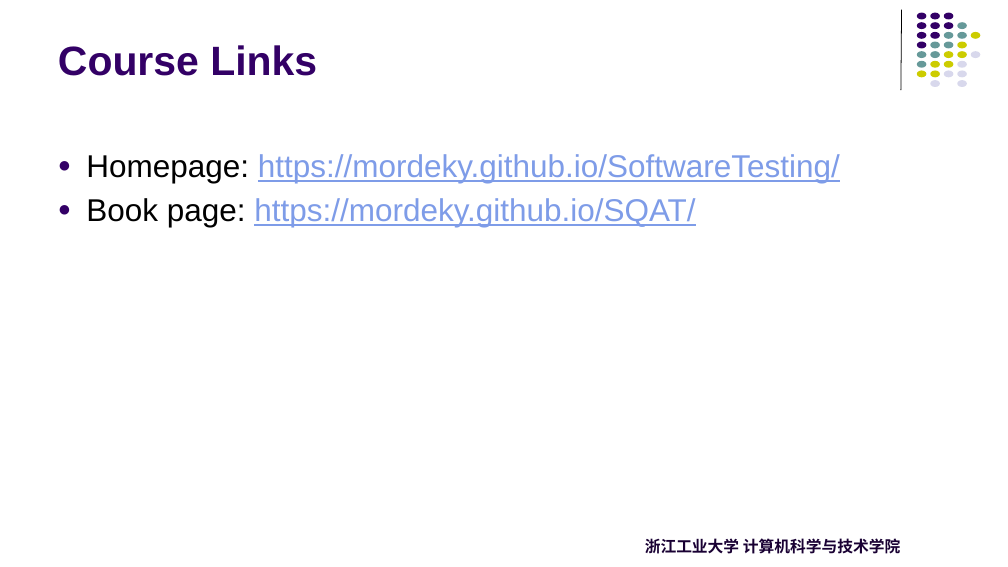
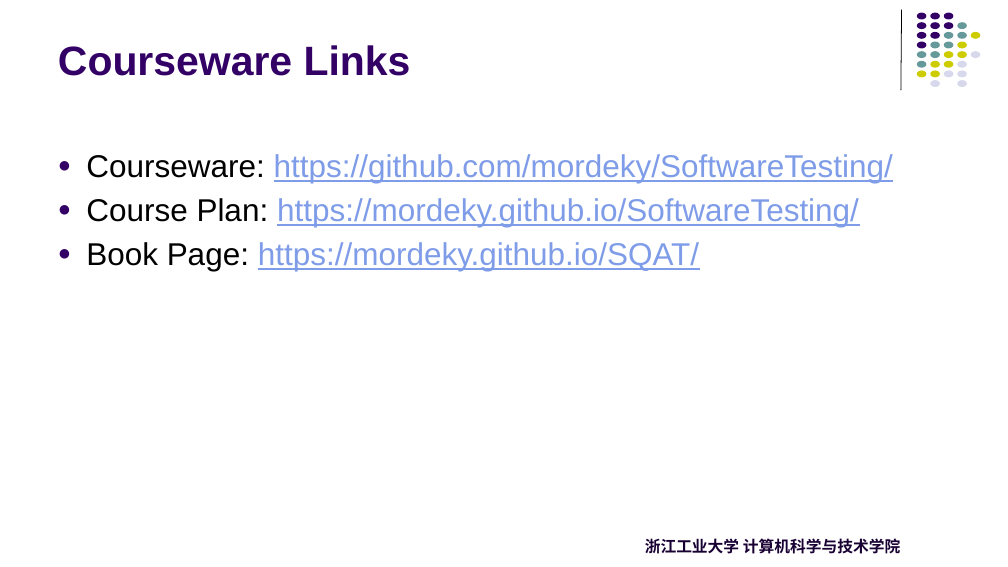
Before and after one commit to mordeky/SoftwareTesting, a slide deck: slide 6 of Lectures/Lec01-Introduction.pptx. Drawn at 1008x567 pixels with LibreOffice and Linux fonts; fonts in the diff are those of the drawing. Boxes give left, top, right and bottom in pixels: in the first picture for what was removed or moved away, otherwise in the second. Text is boxed around its words. In the diff, an @@ line names an element or a change of style, - is before the commit and + after.

Commit message:
Update Course Plan

```diff
--- a/Lectures/Lec01-Introduction.pptx
+++ b/Lectures/Lec01-Introduction.pptx
@@ title at bbox=[58, 45, 411, 76]: text changed @@
-Course Links
+Courseware Links
@@ text at bbox=[86, 154, 893, 271]: text changed @@
-● Homepage: https://mordeky.github.io/SoftwareTesting/
-● Book page: https://mordeky.github.io/SQAT/
+● Courseware: https://github.com/mordeky/SoftwareTesting/
+● Course Plan: https://mordeky.github.io/SoftwareTesting/
+● Book Page: https://mordeky.github.io/SQAT/
```
Also in this commit, not shown: 1 slide added, 1 slide removed, 7 other files.
